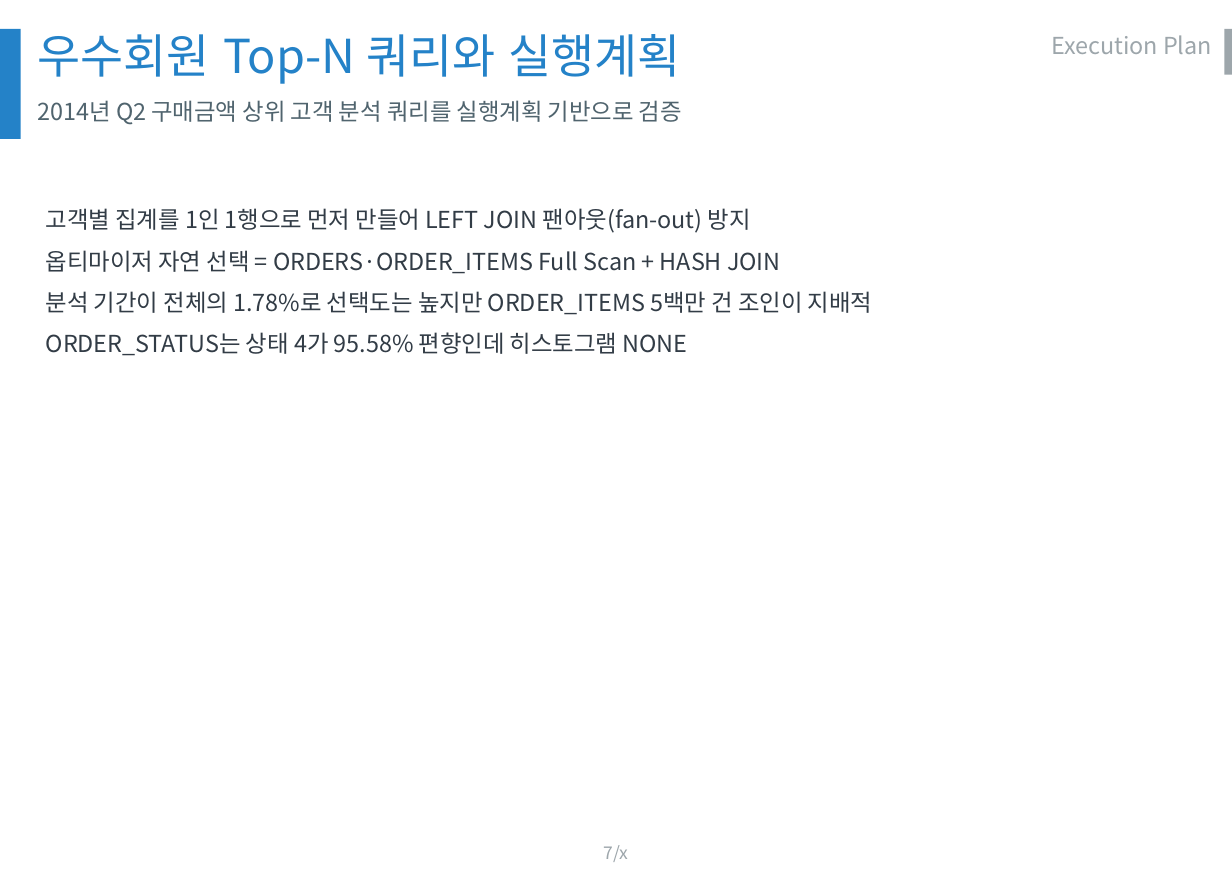
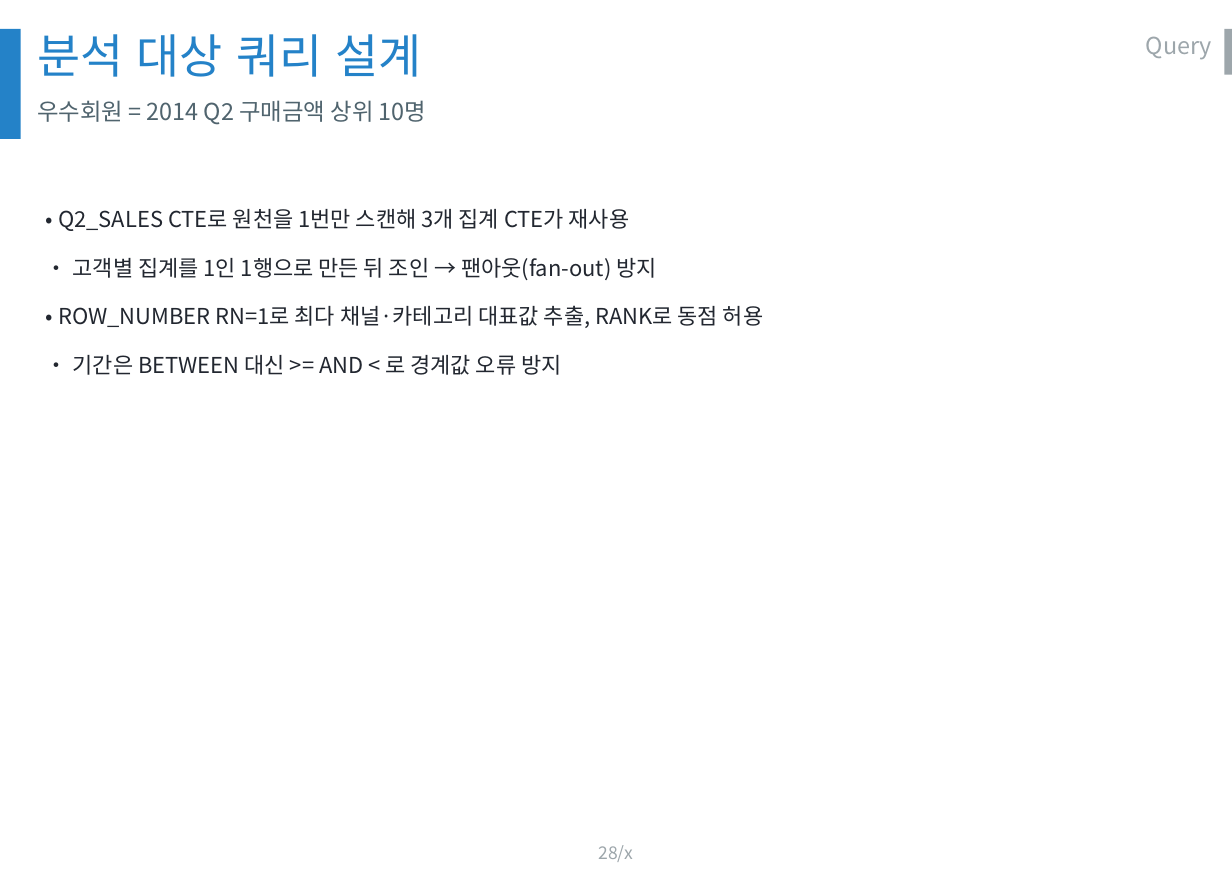
Before and after one commit to olmas70/slides, a slide deck: slide 28 of ppt/BO_DB운영_발표.pptx (slide 7 before the commit). Drawn at 1232x871 pixels with LibreOffice and Linux fonts; fonts in the diff are those of the drawing; background and template pictures are left out. Boxes give left, top, right and bottom in pixels: in the first picture for what was removed or moved away, otherwise in the second. Text is boxed around its words. In the diff, an @@ line names an element or a change of style, - is before the commit and + after.

```diff
--- a/ppt/BO_DB운영_발표.pptx
+++ b/ppt/BO_DB운영_발표.pptx
@@ text at [37, 34, 421, 77]: text changed @@
-우수회원 Top-N 쿼리와 실행계획
+분석 대상 쿼리 설계
@@ text at [1146, 37, 1212, 60]: text changed @@
-Execution Plan
+Query
@@ text at [37, 100, 426, 125]: text changed @@
-2014년 Q2 구매금액 상위 고객 분석 쿼리를 실행계획 기반으로 검증
+우수회원 = 2014 Q2 구매금액 상위 10명
@@ text at [58, 209, 763, 375]: text changed; size 16 to 15 pt; text colour #323C46 to #222730 @@
-고객별 집계를 1인 1행으로 먼저 만들어 LEFT JOIN 팬아웃(fan-out) 방지
-옵티마이저 자연 선택 = ORDERS·ORDER_ITEMS Full Scan + HASH JOIN
-분석 기간이 전체의 1.78%로 선택도는 높지만 ORDER_ITEMS 5백만 건 조인이 지배적
-ORDER_STATUS는 상태 4가 95.58% 편향인데 히스토그램 NONE
+• Q2_SALES CTE로 원천을 1번만 스캔해 3개 집계 CTE가 재사용
+• 고객별 집계를 1인 1행으로 만든 뒤 조인 → 팬아웃(fan-out) 방지
+• ROW_NUMBER RN=1로 최다 채널·카테고리 대표값 추출, RANK로 동점 허용
+• 기간은 BETWEEN 대신 >= AND < 로 경계값 오류 방지
@@ page number at [598, 845, 633, 862]: text changed @@
-7/x
+28/x
```
Also in this commit, not shown: 8 other slides changed, 48 slides added.
